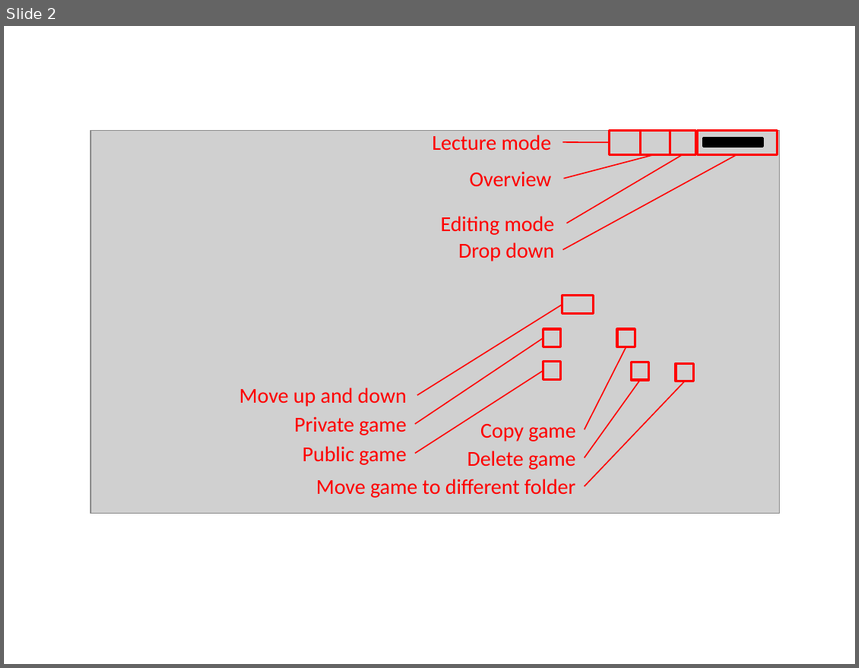
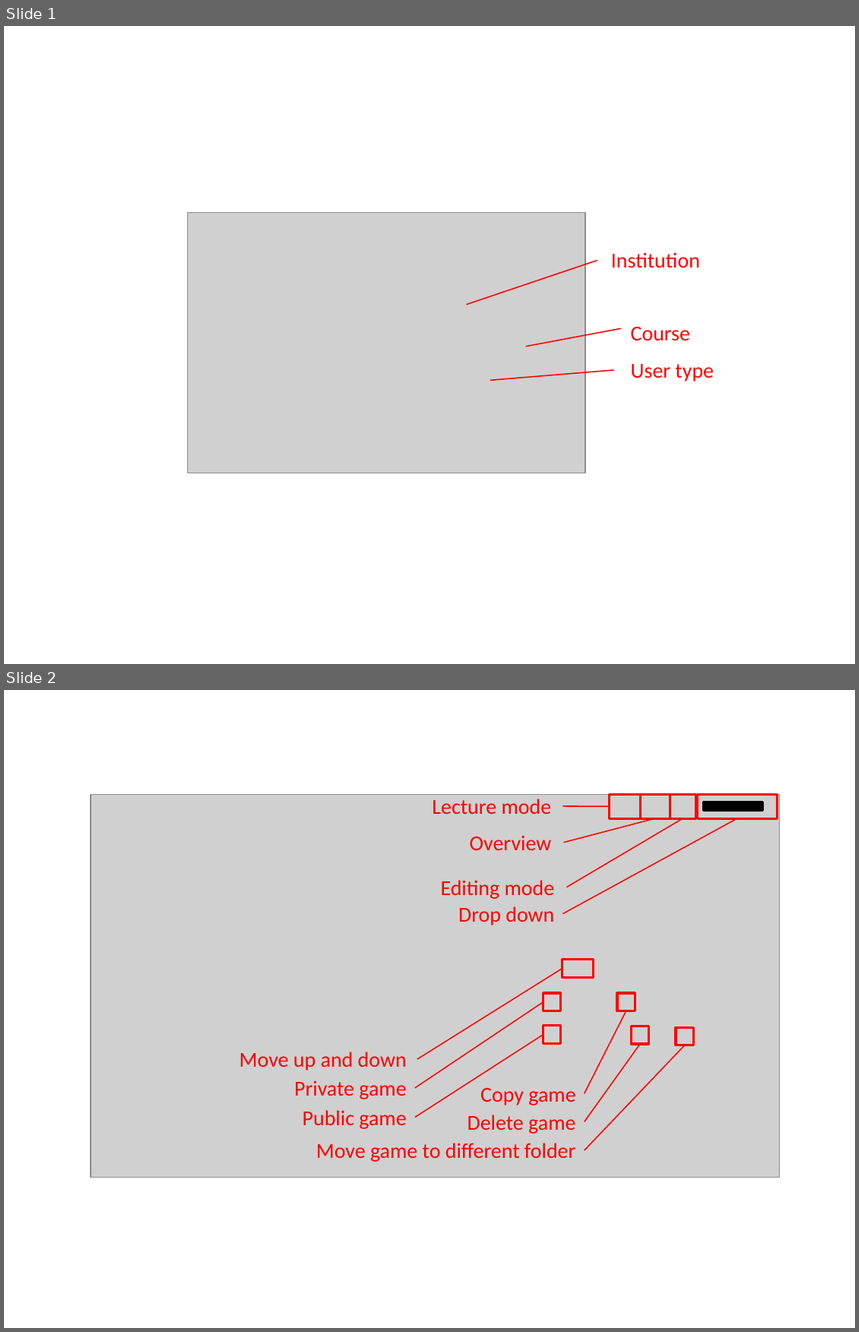
Before and after one commit to marcusgia2505/classsExGameInstructions, a slide deck: docs/_static/Bearbeitete Bilder aus classEx.pptx. Shown one above the other, each under a label of ours: slide 2 before the commit, slides 1 and 2 after it. The pictures are 859x668 and 859x1332 pixels, drawn with LibreOffice and Linux fonts; fonts in the diff are those of the drawing; grey boxes stand for pictures. Boxes give left, top, right and bottom in pixels: in the first picture for what was removed or moved away, otherwise in the second. Text is boxed around its words. In the diff, an @@ line names an element or a change of style, - is before the commit and + after.

```diff
--- a/docs/_static/Bearbeitete Bilder aus classEx.pptx
+++ b/docs/_static/Bearbeitete Bilder aus classEx.pptx
@@ slide 1 added at [4,26,855,664], background #FFFFFF @@
@@ picture added at [188,212,585,473] @@
@@ text added at [611,252,700,268], 18 pt, text #FF0000 @@
+Institution
@@ line added from (466, 304) to (598, 260), #FF0000 1 pt @@
@@ line added from (526, 347) to (621, 329), #FF0000 1 pt @@
@@ text added at [631,327,690,341], 18 pt, text #FF0000 @@
+Course
@@ text added at [631,364,714,382], 18 pt, text #FF0000 @@
+User type
@@ line added from (490, 380) to (614, 370), #FF0000 1 pt @@
```
Also in this commit, not shown: 1 slide removed, 3 other files.
